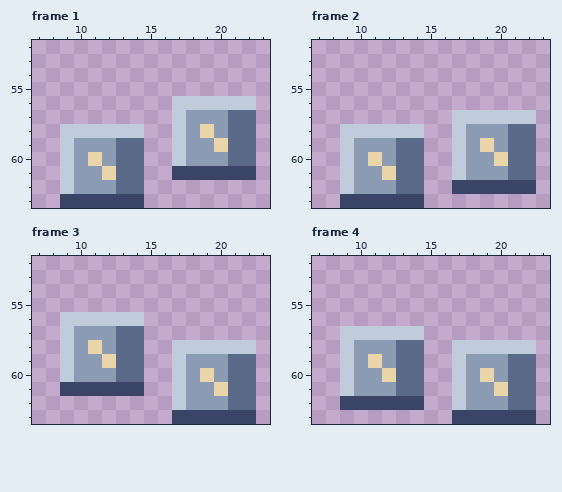
One commit to this pixel-art file: art-src/aseprite/shoes_boots.aseprite. That is the earlier state.
32x64 pixels, 4 frames. Shown: frame 1: x 7..23, y 52..63; frame 2: x 7..23, y 52..63; frame 3: x 7..23, y 52..63; frame 4: x 7..23, y 52..63.
Once edited:
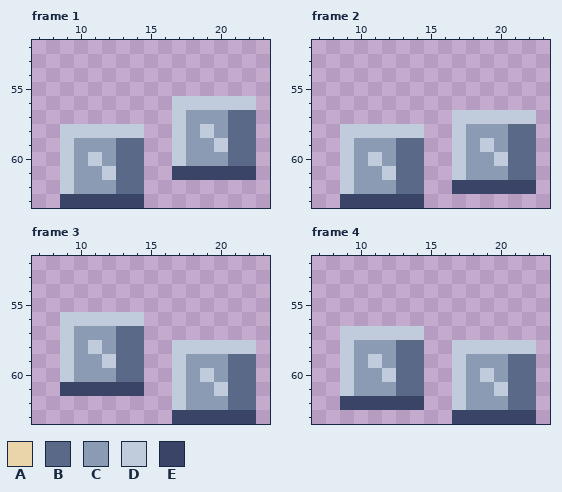
Palette (. is transparent): A #ead4aa  B #5a6988  C #8b9bb4  D #c0cbdc  E #3a4466
Changes in this commit:
Frame 1:
The edit turns colour A into colour D in row 58 at x 19; in row 59 at x 20; in row 60 at x 11; in row 61 at x 12.
Frame 2:
The edit turns colour A into colour D in row 59 at x 19; in row 60 at x 11 and 20; in row 61 at x 12.
Frame 3:
The edit turns colour A into colour D in row 58 at x 11; in row 59 at x 12; in row 60 at x 19; in row 61 at x 20.
Frame 4:
The edit turns colour A into colour D in row 59 at x 11; in row 60 at x 12 and 19; in row 61 at x 20.
